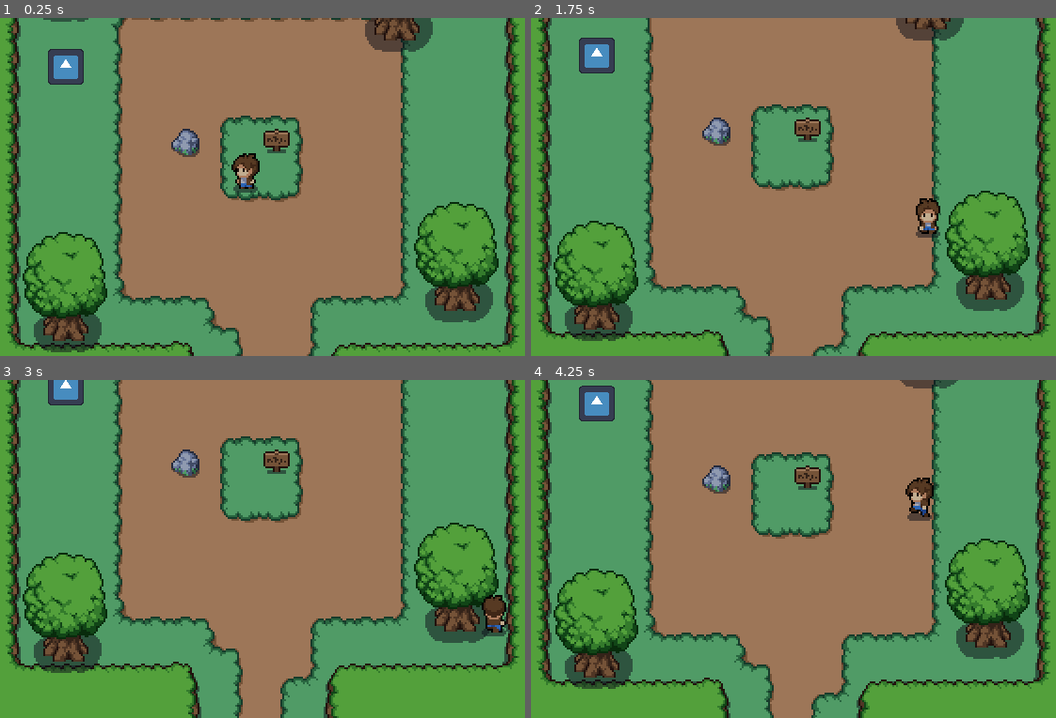
Above: before the commit, frames 1-4 (two rows, left to right).
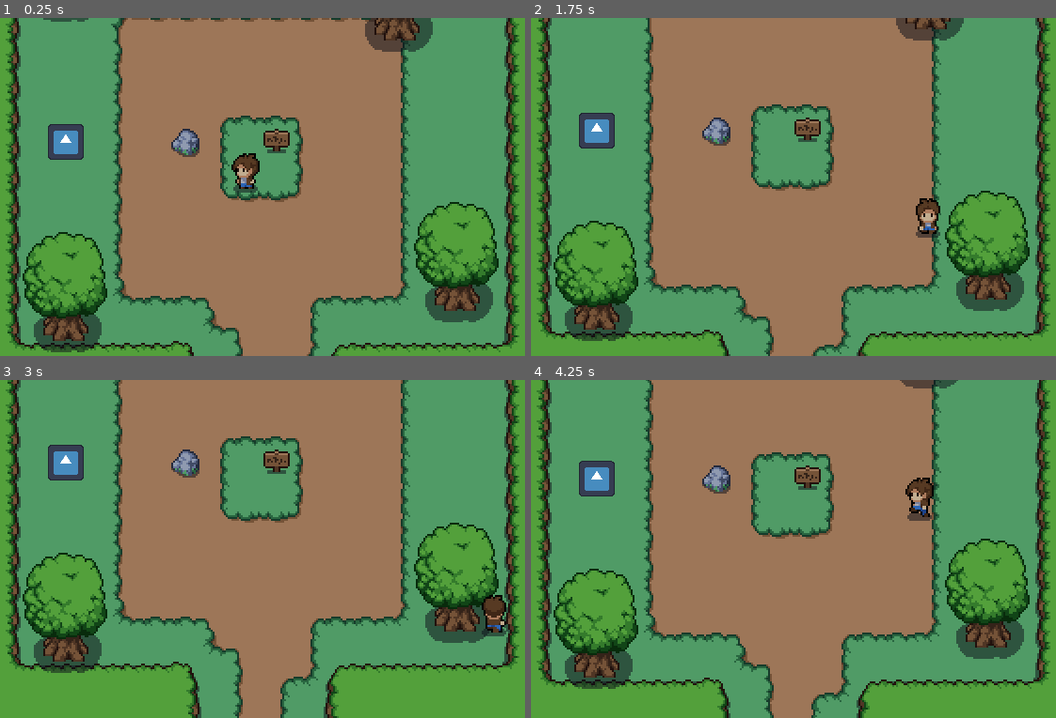
Above: after the commit, the same moments.

Repository: Lorcc/Project-Dino
Game: Godot game, scene res://scenes/world.tscn
The game is run twice, just before and just after one commit, with the same random seed, the same clock (stepped at 60 frames per second) and the same inputs. The engine's default icon, where the game draws it, is replaced by a stand-in: a white triangle on a blue panel in a dark square.
Inputs:
- Up to frame 1 (0.25 s): no input
- Up to frame 2 (1.75 s): tap Enter at 0.5 s; hold D (right) 0.53-1.28 s; hold S (down) from 1.28 s (still down)
- Up to frame 3 (3 s): release S (down) at 2.03 s; hold D (right) 2.03-2.78 s; hold W (up) from 2.78 s (still down)
- Up to frame 4 (4.25 s): release W (up) at 3.53 s; hold A (left) from 3.53 s (still down)

The runs differ from the first frame. In frame 1, 1.4% of the frame differs, in the area x 9-16%, y 9-42%; in frame 2, 1.4%; in frame 3, 1.2%; in frame 4, 1.4%.

Commit message:
position of fight scene now correct independently of fight starting pos

Diff:
--- a/scenes/world.tscn
+++ b/scenes/world.tscn
@@ -62,7 +62,7 @@
 shape = SubResource("RectangleShape2D_puwqa")
 
 [node name="enemy" type="Area2D" parent="."]
-position = Vector2(24, 80)
+position = Vector2(24, 120)
 script = ExtResource("5_5eryv")
 
 [node name="CollisionShape2D" type="CollisionShape2D" parent="enemy"]
@@ -77,11 +77,17 @@
 [node name="CanvasLayer" type="CanvasLayer" parent="."]
 
 [node name="battle_scene" type="Control" parent="CanvasLayer"]
+visible = false
 layout_mode = 3
-anchors_preset = 0
-offset_right = 320.0
-offset_bottom = 180.0
+anchors_preset = 15
+anchor_right = 1.0
+anchor_bottom = 1.0
+grow_horizontal = 2
+grow_vertical = 2
+size_flags_horizontal = 3
+size_flags_vertical = 3
 script = ExtResource("7_lnq2f")
+metadata/_edit_group_ = true
 
 [node name="background" type="TextureRect" parent="CanvasLayer/battle_scene"]
 layout_mode = 1
